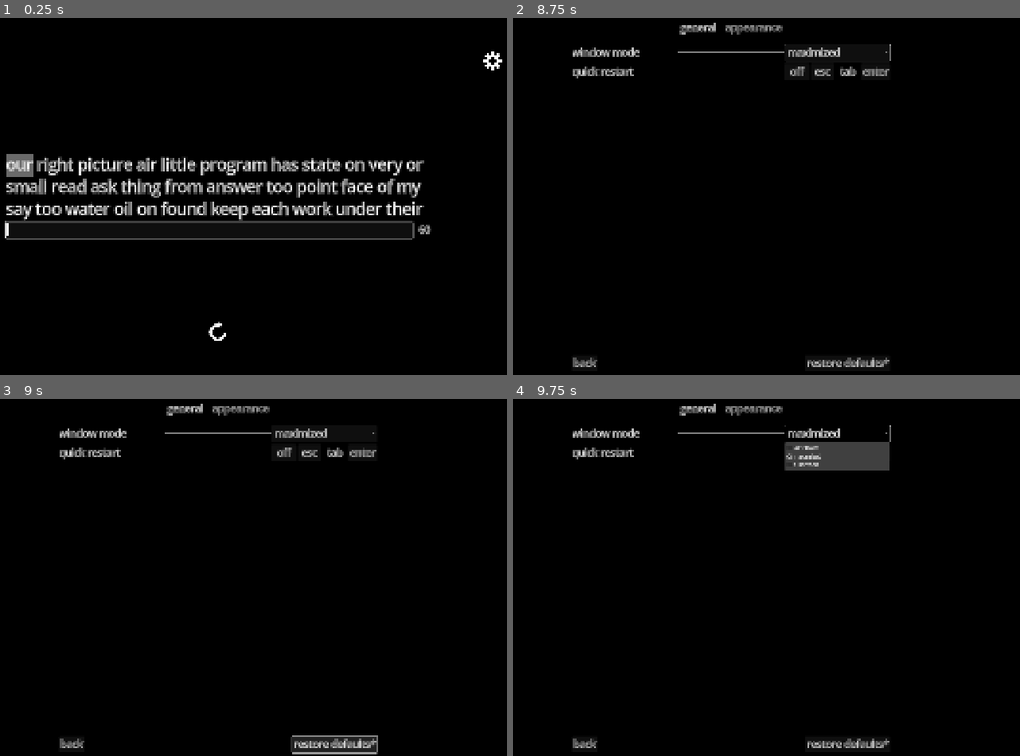
Above: before the commit, frames 1-4 (two rows, left to right).
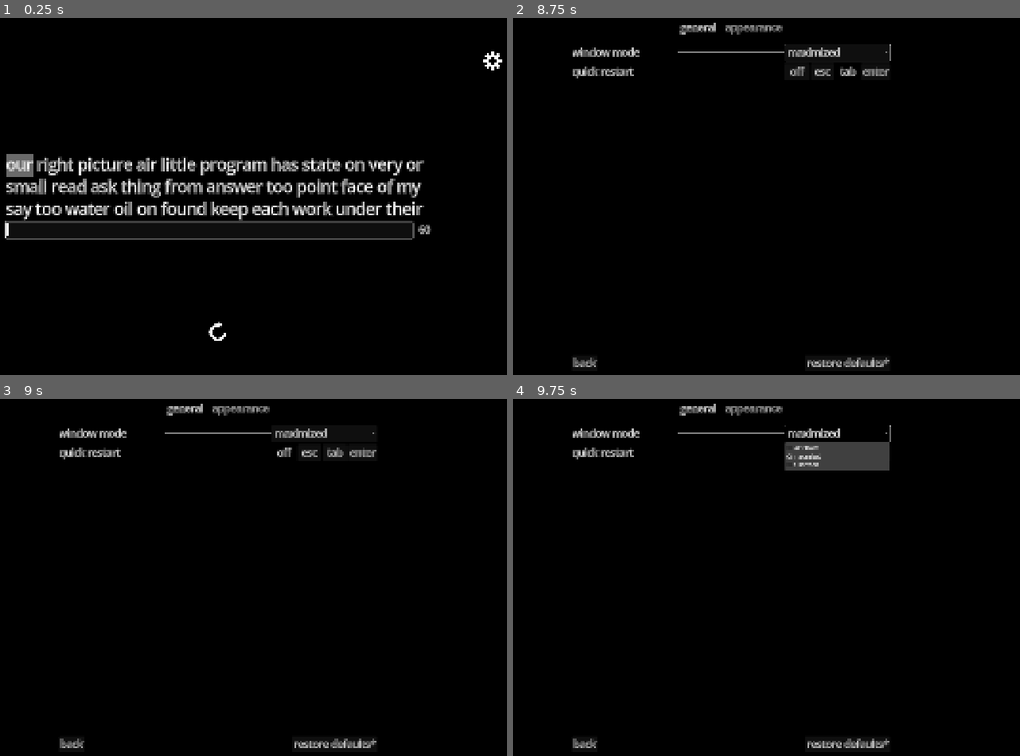
Above: after the commit, the same moments.

Repository: elensiel/typin-
Game: Godot game, scene res://scenes/main.tscn
The game is run twice, just before and just after one commit, with the same random seed, the same clock (stepped at 60 frames per second) and the same inputs.
Inputs (mouse positions are in pixels of both pictures, inside the frame that each line leads up to):
- Up to frame 1 (0.25 s): no input
- Up to frame 2 (8.75 s): click (720, 228) at 0.52 s; type "12" at 0.6 s; click (731, 332) at 1.25 s; click (731, 332) at 2 s; click (731, 332) at 2.75 s; click (1004, 60) at 3.5 s; click "enter" at 4.25 s; click "enter" at 5 s; click "maximized" at 5.75 s; click "off" at 6.5 s; click "esc" at 7.25 s; click "tab" at 8 s
- Up to frame 3 (9 s): click "restore defaults*" at 8.75 s
- Up to frame 4 (9.75 s): click "maximized" at 9.5 s

Frames 1-2 are identical in both runs. In frame 3, 0.2% of the frame differs, in the area x 57-75%, y 94-100%; in frame 4, nothing differs.

Commit message:
ADDED restore default option

Diff:
--- a/globals/SettingsManager/settings_manager.gd
+++ b/globals/SettingsManager/settings_manager.gd
@@ -49,3 +49,30 @@
 
 	if has_changes:
 		saver.save_data(_file_path)
+
+func restore_defaults() -> void:
+	var has_changes := false
+	current_settings = DEFAULTS.duplicate_deep()
+
+	if current_settings.general.window_mode != DisplayServer.window_get_mode():
+		DisplayServer.window_set_mode(current_settings.general.window_mode)
+		has_changes = true
+
+	if current_settings.general.shortcut_enabled != InputManager.shortcut_enabled:
+		InputManager.shortcut_enabled = current_settings.general.shortcut_enabled
+		has_changes = true
+
+	if current_settings.general.shortcut_key != InputManager.shortcut_key:
+		InputManager.shortcut_key = current_settings.general.shortcut_key
+		has_changes = true
+
+	if current_settings.appearance.font != ThemeManager.current_font:
+		ThemeManager.set_font(current_settings.appearance.font, false)
+		has_changes = true
+
+	if current_settings.appearance.font_size != ThemeManager.current_font_size:
+		ThemeManager.set_font_size(current_settings.appearance.font_size, false)
+		has_changes = true
+
+	if has_changes:
+		saver.save_data(_file_path, true)
--- a/globals/SettingsManager/settings_saver.gd
+++ b/globals/SettingsManager/settings_saver.gd
@@ -9,6 +9,7 @@
 		settings_to_save = SettingsManager.DEFAULTS
 	else:
 		settings_to_save = SettingsManager.current_settings
+		_clear_unused(settings_to_save)
 
 	for section in settings_to_save:
 		var section_data: Dictionary = settings_to_save[section]
@@ -21,3 +22,18 @@
 		return print_rich("[color=yellow]%s[/color]" % error_msg)
 
 	return print("SettingsSaver: Settings saved successfully to: " + file_path)
+
+## Remove outdated or unused entries
+func _clear_unused(data: Dictionary[String, Dictionary]) -> void:
+	for section in data.keys():
+		if not SettingsManager.DEFAULTS.has(section):
+			data.erase(section)
+			continue
+
+		# cache
+		var section_data: Dictionary = data[section]
+		var default_section: Dictionary = SettingsManager.DEFAULTS[section]
+
+		for key in section_data:
+			if not default_section.has(key):
+				section_data.erase(key)
--- a/scenes/main.gd
+++ b/scenes/main.gd
@@ -2,4 +2,7 @@
 class_name Main
 
 func _ready() -> void:
-	StateMachine.change_state(StateMachine.State.NEW)
+	if StateMachine.current_state == StateMachine.State.SETTINGS:
+		StateMachine.change_state(StateMachine.State.SETTINGS)
+	else:
+		StateMachine.change_state(StateMachine.State.NEW)
--- a/scenes/menu/settings/settings.tscn
+++ b/scenes/menu/settings/settings.tscn
@@ -13,6 +13,15 @@
 
 func _on_pressed() -> void:
 	StateMachine.change_state(StateMachine.State.NEW)
+"
+
+[sub_resource type="GDScript" id="GDScript_qed7a"]
+resource_name = "restore_button"
+script/source = "extends Button
+
+func _on_pressed() -> void:
+	SettingsManager.restore_defaults()
+	get_tree().reload_current_scene()
 "
 
 [node name="Settings" type="Control"]
@@ -104,5 +113,7 @@
 mouse_behavior_recursive = 2
 mouse_default_cursor_shape = 2
 text = "restore defaults*"
+script = SubResource("GDScript_qed7a")
 
 [connection signal="pressed" from="MarginContainer/HBoxContainer/Back" to="MarginContainer/HBoxContainer/Back" method="_on_pressed"]
+[connection signal="pressed" from="MarginContainer/HBoxContainer/Restore" to="MarginContainer/HBoxContainer/Restore" method="_on_pressed"]
Not shown: 1 places in scenes/menu/settings/settings.tscn that only renumber resources
Not shown, changed: README.md
